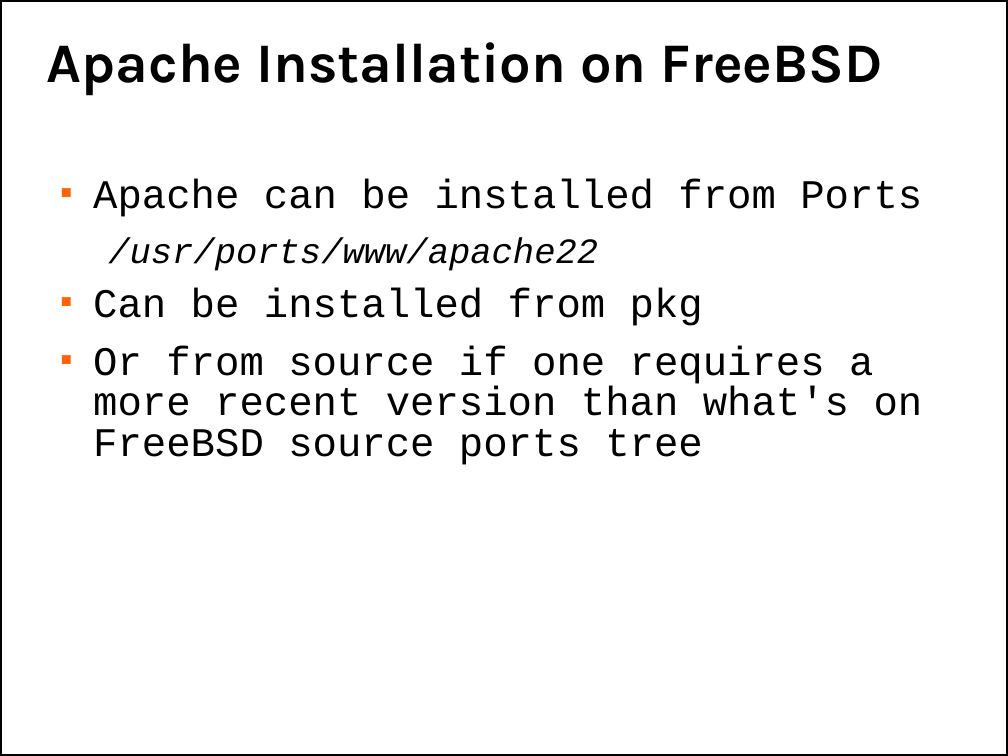
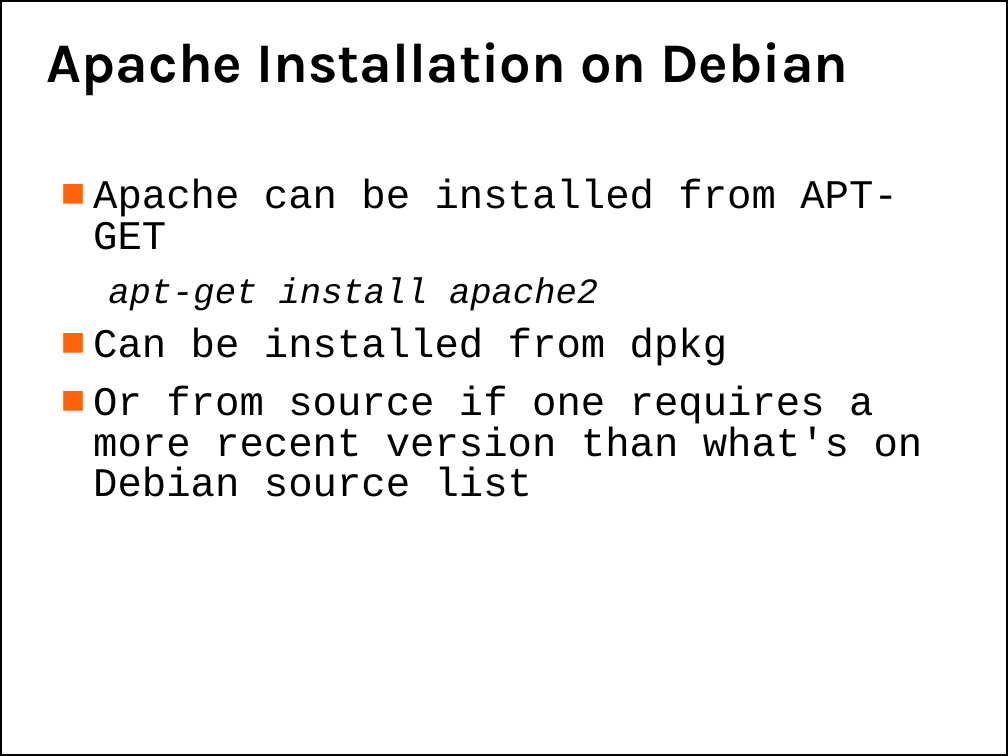
Before and after one commit to afnog/afnog.github.io, a slide deck: slide 5 of sse/apache/apache.ppt. Drawn at 1008x756 pixels with LibreOffice and Linux fonts; fonts in the diff are those of the drawing; background and template pictures are left out. Boxes give left, top, right and bottom in pixels: in the first picture for what was removed or moved away, otherwise in the second. Text is boxed around its words. In the diff, an @@ line names an element or a change of style, - is before the commit and + after.

```diff
--- a/sse/apache/apache.ppt
+++ b/sse/apache/apache.ppt
@@ text at (47,42,849,96): text changed @@
-Apache Installation on FreeBSD
+Apache Installation on Debian
@@ text at (93,179,923,497): text changed @@
-■ Apache can be installed from Ports
-  /usr/ports/www/apache22
-■ Can be installed from pkg
-■ Or from source if one requires a more recent version than what's on FreeBSD source ports tree
+■ Apache can be installed from APT-GET
+  apt-get install apache2
+■ Can be installed from dpkg
+■ Or from source if one requires a more recent version than what's on Debian source list
```
Also in this commit, not shown: 4 other slides changed, 1 slide added, 1 slide removed, 1 other file.
